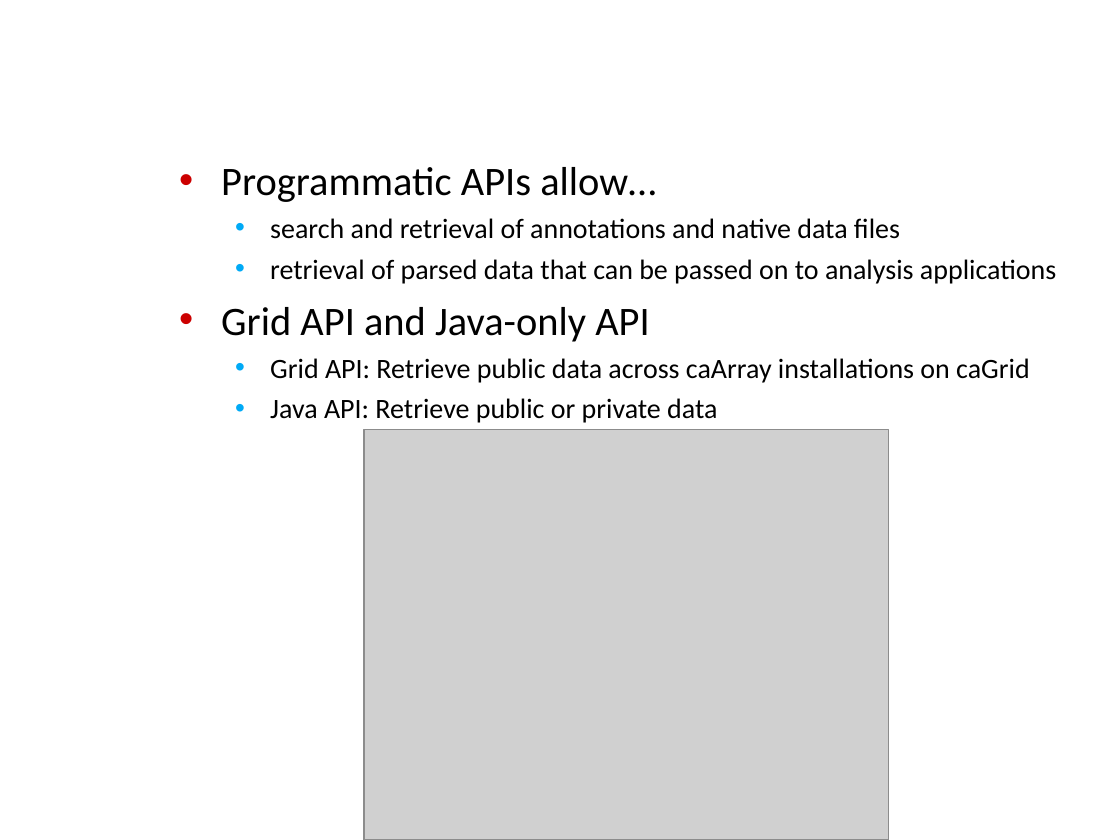
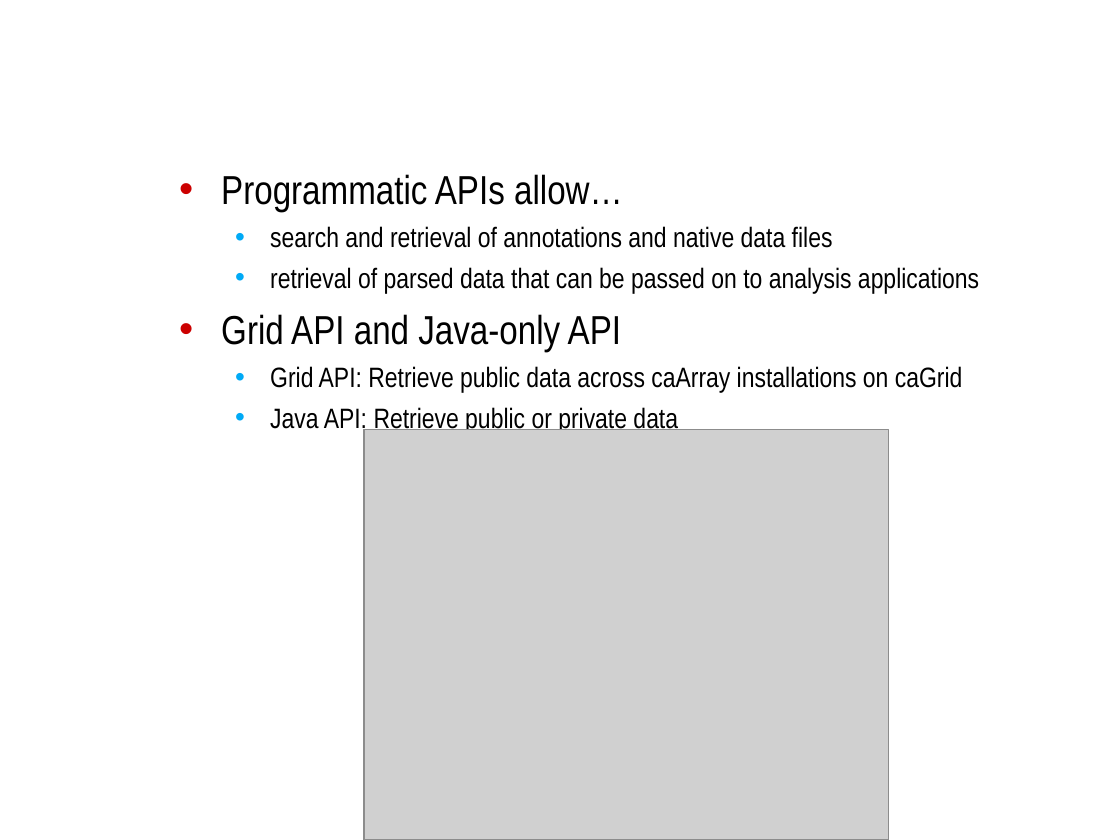
Before and after one commit to NCIP/caarray-docs, a slide deck: slide 6 of project_management/open_meetings/ICR_WS_Meeting_2010_08_11.ppt. Drawn at 1120x840 pixels with LibreOffice and Linux fonts; fonts in the diff are those of the drawing; grey boxes stand for pictures; background and template pictures are left out. Boxes give left, top, right and bottom in pixels: in the first picture for what was removed or moved away, otherwise in the second. Text is boxed around its words. In the diff, an @@ line names an element or a change of style, - is before the commit and + after.

```diff
--- a/project_management/open_meetings/ICR_WS_Meeting_2010_08_11.ppt
+++ b/project_management/open_meetings/ICR_WS_Meeting_2010_08_11.ppt
@@ text "Programmatic APIs allow…": place and size @@
-text "Programmatic APIs allow…" at bbox=[221, 167, 1056, 423]
+text "Programmatic APIs allow…" at bbox=[221, 174, 979, 433]
@@ text "Programmatic APIs allow…" at bbox=[221, 174, 979, 433]: font Calibri to Arial Narrow @@
```
Also in this commit, not shown: 11 other slides changed, 2 slides added.
